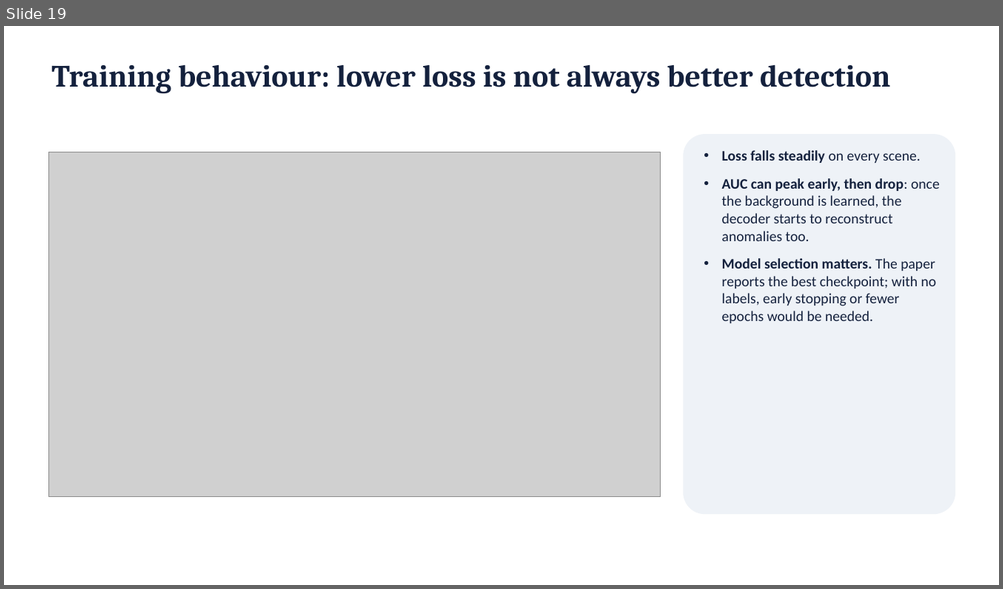
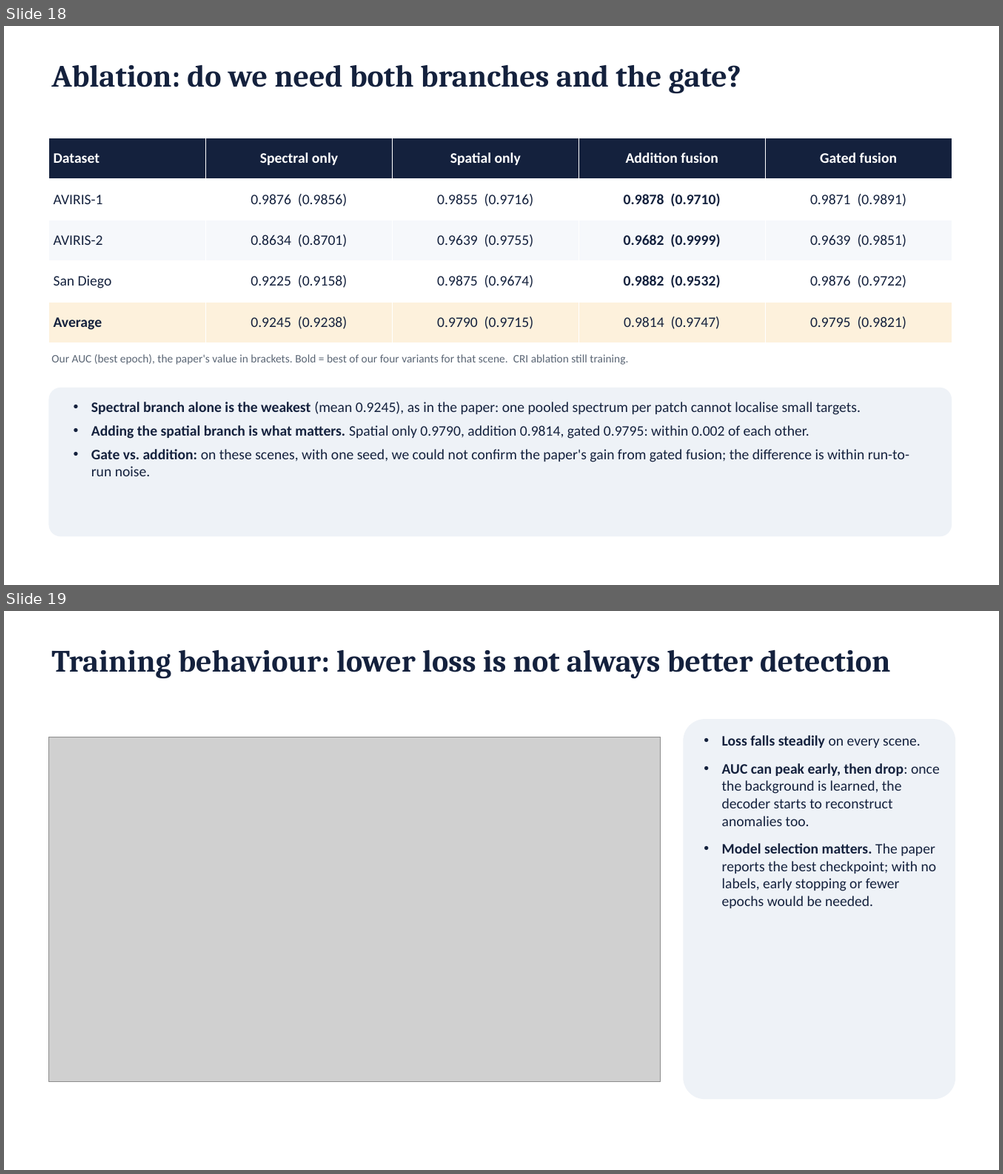
Before and after one commit to SaarthakG-Dtu/Hyperspectral_Anomaly_Detection, a slide deck: presentation/DMS2F-HAD_presentation.pptx. Shown one above the other, each under a label of ours: slide 19 before the commit, slides 18 and 19 after it. The pictures are 1003x589 and 1003x1174 pixels, drawn with LibreOffice and Linux fonts; fonts in the diff are those of the drawing; grey boxes stand for pictures. Boxes give left, top, right and bottom in pixels: in the first picture for what was removed or moved away, otherwise in the second. Text is boxed around its words. In the diff, an @@ line names an element or a change of style, - is before the commit and + after.

```diff
--- a/presentation/DMS2F-HAD_presentation.pptx
+++ b/presentation/DMS2F-HAD_presentation.pptx
@@ slide 18 added at box(4, 26, 999, 585), background #FFFFFF @@
@@ text added at box(51, 64, 741, 94), 30 pt, text #14213D, bold @@
+Ablation: do we need both branches and the gate?
@@ table added at box(48, 138, 951, 343), 5 rows, 5 columns @@
+Dataset | Spectral only | Spatial only | Addition fusion | Gated fusion
+AVIRIS-1 | 0.9876 (0.9856) | 0.9855 (0.9716) | 0.9878 (0.9710) | 0.9871 (0.9891)
+AVIRIS-2 | 0.8634 (0.8701) | 0.9639 (0.9755) | 0.9682 (0.9999) | 0.9639 (0.9851)
+San Diego | 0.9225 (0.9158) | 0.9875 (0.9674) | 0.9882 (0.9532) | 0.9876 (0.9722)
+Average | 0.9245 (0.9238) | 0.9790 (0.9715) | 0.9814 (0.9747) | 0.9795 (0.9821)
@@ text added at box(51, 355, 628, 365), 11 pt, text #5B6675 @@
+Our AUC (best epoch), the paper's value in brackets. Bold = best of our four variants for that scene. CRI ablation still training.
@@ rounded rectangle added at box(48, 388, 951, 537), fill #EEF2F7 @@
@@ text added at box(91, 402, 909, 477), 14 pt, text #14213D @@
+• Spectral branch alone is the weakest (mean 0.9245), as in the paper: one pooled spectrum per patch cannot localise small targets.
+• Adding the spatial branch is what matters. Spatial only 0.9790, addition 0.9814, gated 0.9795: within 0.002 of each other.
+• Gate vs. addition: on these scenes, with one seed, we could not confirm the paper's gain from gated fusion; the difference is within run-to-run noise.
```
Also in this commit, not shown: 2 slides changed, 1 slide removed, 19 other files.
